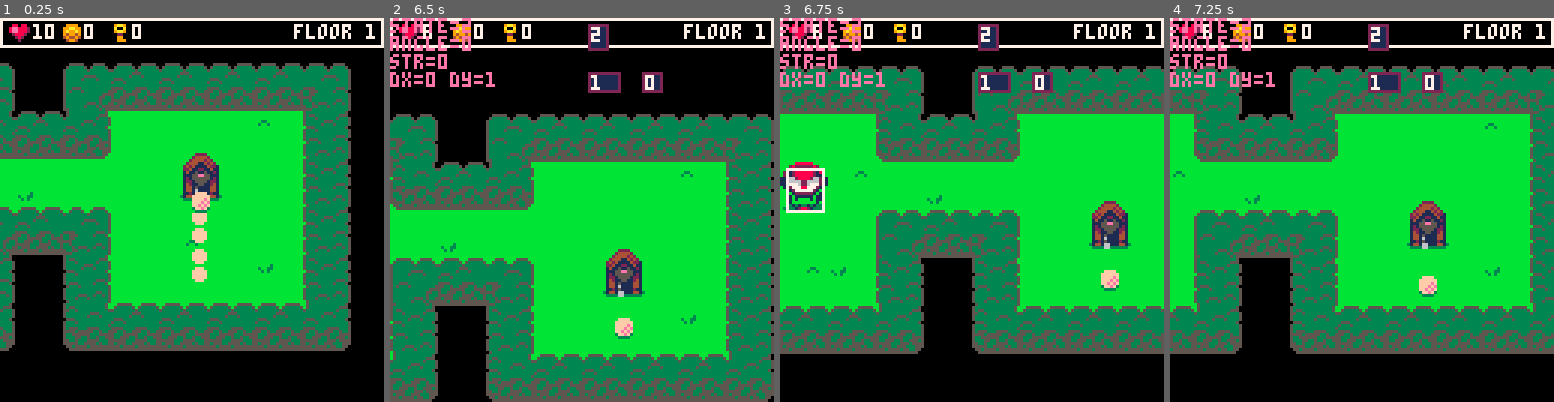
Above: before the commit, frames 1-4 (left to right).
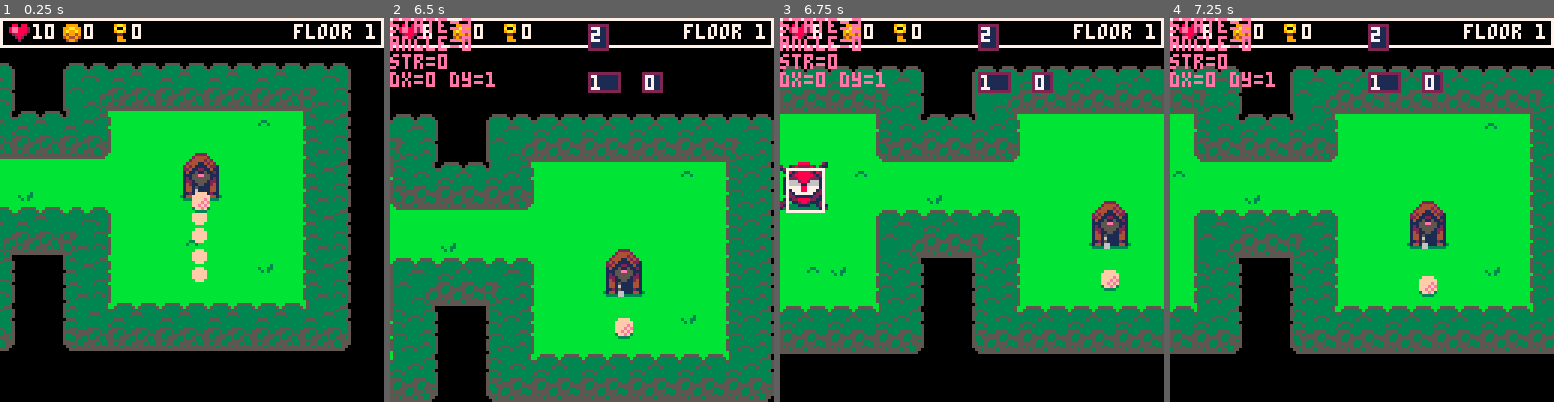
Above: after the commit, the same moments.

Repository: jlauener/GolfRL
Game: PICO-8 cartridge golf.p8
Same seed, same stepped clock (60 frames per second), same inputs: the game is played once before the commit and once after it.
Inputs:
- Up to frame 1 (0.25 s): no input
- Up to frame 2 (6.5 s): tap O (Z key) at 0.33, 0.7, 1.43, 2.22, 3.1, 3.98, 4.87, 5.75 s; tap X (X key) at 1.07, 2.07, 2.4, 2.73, 3.07, 3.4, 3.73, 4.07, 4.4, 4.73, 5.07, 5.4, 5.73, 6.07, 6.4 s; hold Left 1.97-2.37 s; hold Down 2.42-2.82 s; hold Right 2.87-3.53 s; hold Up 3.58-4.08 s; hold Right 4.13-4.53 s; hold Down 4.58-5.08 s; hold Left 5.13-5.8 s; hold Up 5.85-6.18 s; hold Left from 6.23 s (still down)
- Up to frame 3 (6.75 s): release Left at 6.63 s; tap O (Z key) at 6.63 s; hold Down from 6.68 s (still down); tap X (X key) at 6.73 s
- Up to frame 4 (7.25 s): tap X (X key) at 7.07 s; release Down at 7.08 s; hold Right from 7.13 s (still down)

Frames 1-2 are identical in both runs. In frame 3, 0.7% of the frame differs, in the area x 0-13%, y 37-50%; in frame 4, nothing differs.

Commit message:
Updated beholder sprite and level end ball drop sfx
Also have a smaller beholder sprite which leaves more room for tentacles
might look better

Diff:
--- a/golf.p8
+++ b/golf.p8
@@ -1340,22 +1340,22 @@
 00000000000000000011215111121100011115511512110001121151155111100000000000000000000000000000000000000000000000000000000000000000
 00000000000000000014416611144100001115511554410000144551155111000000000000000000000000000000000000000000000000000000000000000000
 00000000000000000000006600000000000000000000000000000000000000000000000000000000000000000000000000000000000000000000000000000000
-00000000000000000000000000000000000000000000000000000000000000000000000000000000000008888880000000000888888000000000000000000000
-08808800009999000008888888888000000000000000000000088888888880000000000000000000000282222228200000028222222820000000000000000000
-8ee88820099aa9900088eeeeeeee880000888888888888000088eeeeeeee88000088888888888800002812888821820000281288882182000000000000000000
-8ee8882009a99a90008effeeeeeee800088eeeeeeeeee880008effeeeeeee800088eeeeeeeeee880028128888882182002812888888218200000000000000000
-0288820009499490008effeeeeeee80008effeeeeeeeee80008effeeeeeee80008effeeeeeeeee80021128888882112002112888888211200000000000000000
-0028200004944940008eeeeeeeeee80008effeeeeeeeee80008eeeeeeeeee80008effeeeeeeeee80112662888826621111266288882662110000000000000000
-0002000000499400008eeeeeeeeee80008eeeeeeeeeeee80008eeeeeeeeee80008eeeeeeeeeeee80112666622666621111266662266662110000000000000000
-0000000000000000008eee8888eee80008eeeeeeeeeeee80008eeeeeeeeee80008eeeeeeeeeeee80112777622677721111277762267772110000000000000000
-00ee8200000000000028ee8ee8ee820008eeee8888eeee800028eeeeeeee820008eeeeeeeeeeee80011277788777211001127778877721100000000000000000
-00ee8200009aa9000028882222888200028eee8ee8eee8200028888888888200028eeeeeeeeee820000127777772100000012777777210000000000000000000
-0002200000a00a000028ee822888820002888822228888200028ee88888882000288888888888820001012222221010000101222222101000000000000000000
-00ee8200009aa9000028ee8228888200028ee882288888200028ee8888888200028ee88888888820001101111110110000110111111011000000000000000000
-0ee88820000220000028888222888200028ee882288888200028888888888200028ee88888888820001101000010110000011000000110000000000000000000
-02888820000990000028888888888200028888822288882000288888888882000288888888888820000100000000100000001128821100000000000000000000
-002222000009990000288888888e8200028888888888e82000288888888e8200028888888888e820000010100101000000000111111000000000000000000000
-00000000000000000002888888882000002888888888820000028888888820000028888888888200000001288210000000000000000000000000000000000000
+00000000000000000000000000000000000000000000000000000000000000000000000000000000000000888800002112000088880000020000000008200000
+08808800009999000008888888888000000000000000000000088888888880000000000000000000200128222282021102112822228200210088800088000000
+8ee88820099aa9900088eeeeeeee880000888888888888000088eeeeeeee88000088888888888800121281288218211001128128821821110888880222008880
+8ee8882009a99a90008effeeeeeee800088eeeeeeeeee880008effeeeeeee800088eeeeeeeeee880012812888821820000281288882182108228828888288888
+0288820009499490008effeeeeeee80008effeeeeeeeee80008effeeeeeee80008effeeeeeeeee80002128888882120000212888888212002001288888828228
+0028200004944940008eeeeeeeeee80008effeeeeeeeee80008eeeeeeeeee80008effeeeeeeeee80011222888822211001122288882221100082828888281002
+0002000000499400008eeeeeeeeee80008eeeeeeeeeeee80008eeeeeeeeee80008eeeeeeeeeeee80011666288266611001166628826661100882862222682800
+0000000000000000008eee8888eee80008eeeeeeeeeeee80008eeeeeeeeee80008eeeeeeeeeeee80011666611666611001166661166661108882266116622880
+00ee8200000000000028ee8ee8ee820008eeee8888eeee800028eeeeeeee820008eeeeeeeeeeee80011777788777711001177778877771108221277887721228
+00ee8200009aa9000028882222888200028eee8ee8eee8200028888888888200028eeeeeeeeee820012177788777121001217778877712102001127777211202
+0002200000a00a000028ee822888820002888822228888200028ee88888882000288888888888820012217777771221001221777777122100088112222118000
+00ee8200009aa9000028ee8228888200028ee882288888200028ee8888888200028ee88888888820001221111112210000122111111221100822111111128000
+0ee88820000220000028888222888200028ee882288888200028888888888200028ee88888888820011122888822110001112288882211200821002221012800
+02888820000990000028888888888200028888822288882000288888888882000288888888888820221011288211121001111128821101220210000221001800
+002222000009990000288888888e8200028888888888e82000288888888e8200028888888888e820210000111100122112100011110000120020000210000120
+00000000000000000002888888882000002888888888820000028888888820000028888888888200100000000000011221000000000000010000002100000000
 533333333333335b533333333333335000555550005555000055555000555500bb55555bbb5555bbbbb555bbbb5555bbbbbbbbbbbbbbbbbb0000000fe8000000
 535533333333555b535533333333555005333335053333500533333505333350b5333335b533335bbb53335bb533335bbbbbbbbbbbbbbbbb0000000fe8800000
 533353333335333553335333333533355333333353333335533333335333333553333333533333355333333353333335bbbbbbbbbbbbbbbb0000000fe8880000
Not shown, changed: the sound effects (__sfx__) section of golf.p8
